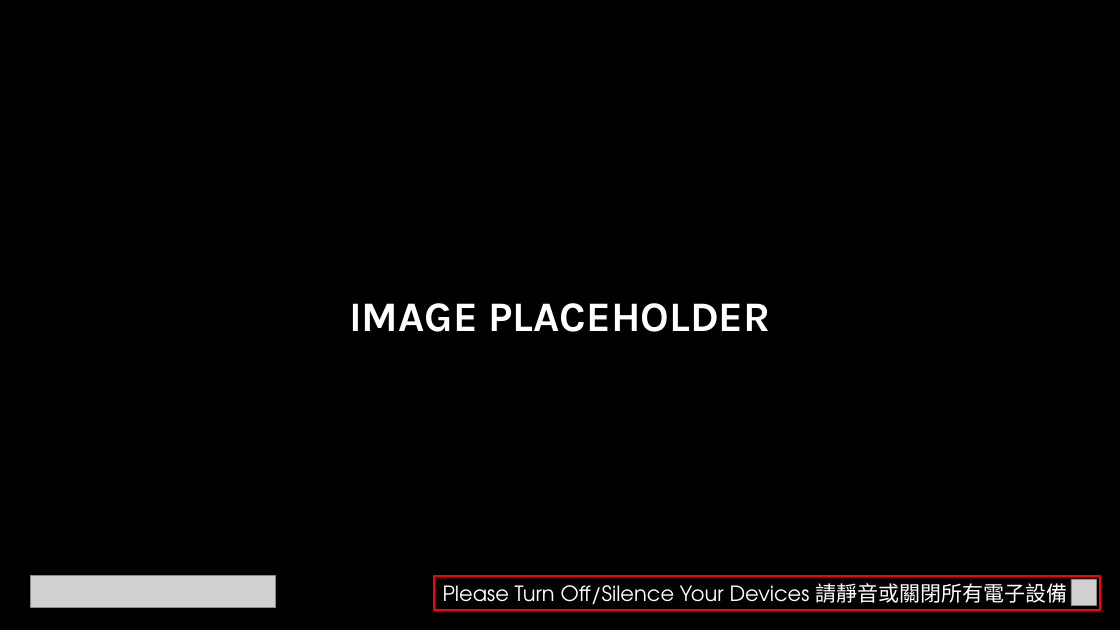
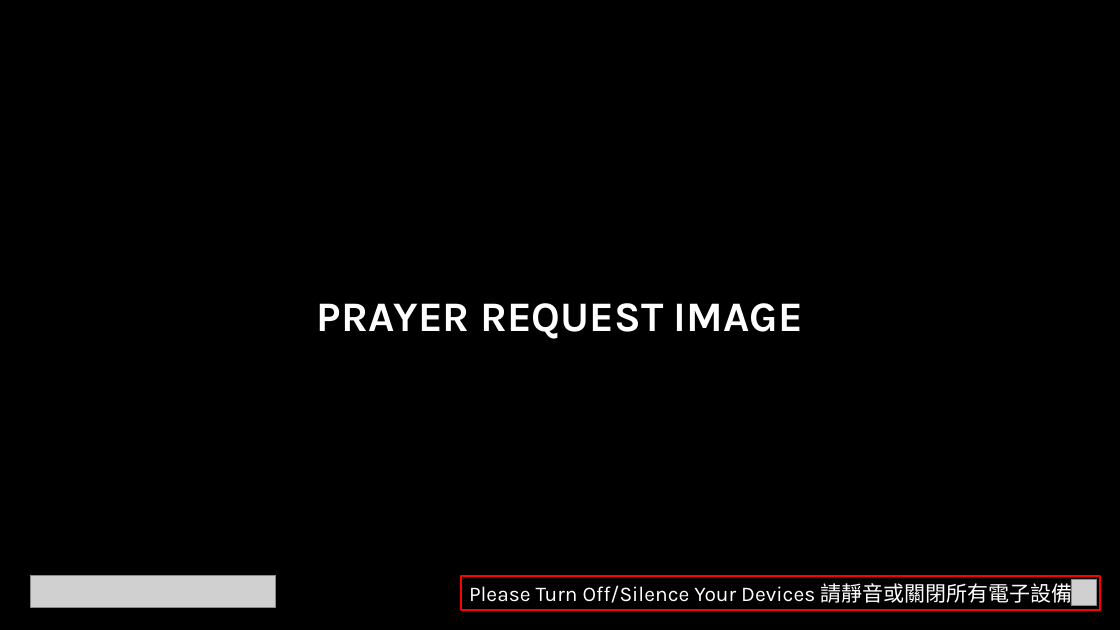
Before and after one commit to calebchanwy/tjc-powerpoint, a slide deck: slide 2 of TJCPowerPoint/Resources/ServiceWidescreen.pptx. Drawn at 1120x630 pixels with LibreOffice and Linux fonts; fonts in the diff are those of the drawing; grey boxes stand for pictures. Boxes give left, top, right and bottom in pixels: in the first picture for what was removed or moved away, otherwise in the second. Text is boxed around its words. In the diff, an @@ line names an element or a change of style, - is before the commit and + after.

```diff
--- a/TJCPowerPoint/Resources/ServiceWidescreen.pptx
+++ b/TJCPowerPoint/Resources/ServiceWidescreen.pptx
@@ text at [317, 303, 803, 339]: text changed @@
-IMAGE PLACEHOLDER
+PRAYER REQUEST IMAGE
@@ rectangle "Please Turn Off/Silence Your Devices ...": place and size @@
-rectangle "Please Turn Off/Silence Your Devices ..." at [434, 576, 1101, 610]
+rectangle "Please Turn Off/Silence Your Devices ..." at [461, 576, 1101, 610]
@@ rectangle "Please Turn Off/Silence Your Devices ..." at [461, 576, 1101, 610]: font TeX Gyre Adventor to Karla in "Please Turn Off/Silence Your Devices"; font TeX Gyre Adventor to Noto Sans CJK TC in "請靜音或關閉所有電子設備" @@
```
Also in this commit, not shown: 7 other slides changed, 17 other files.
